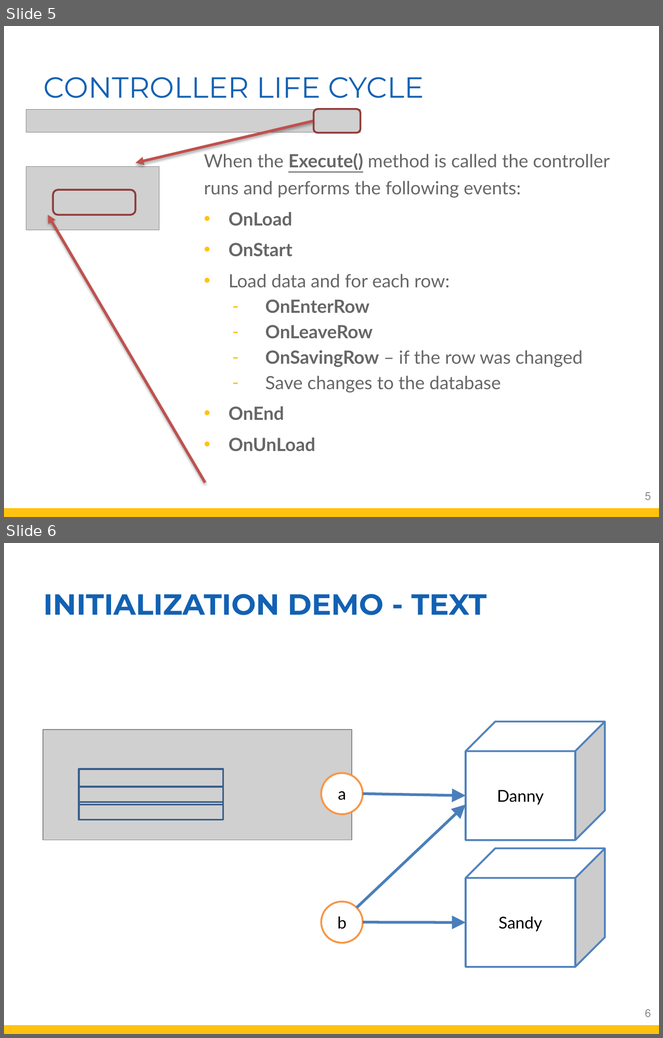
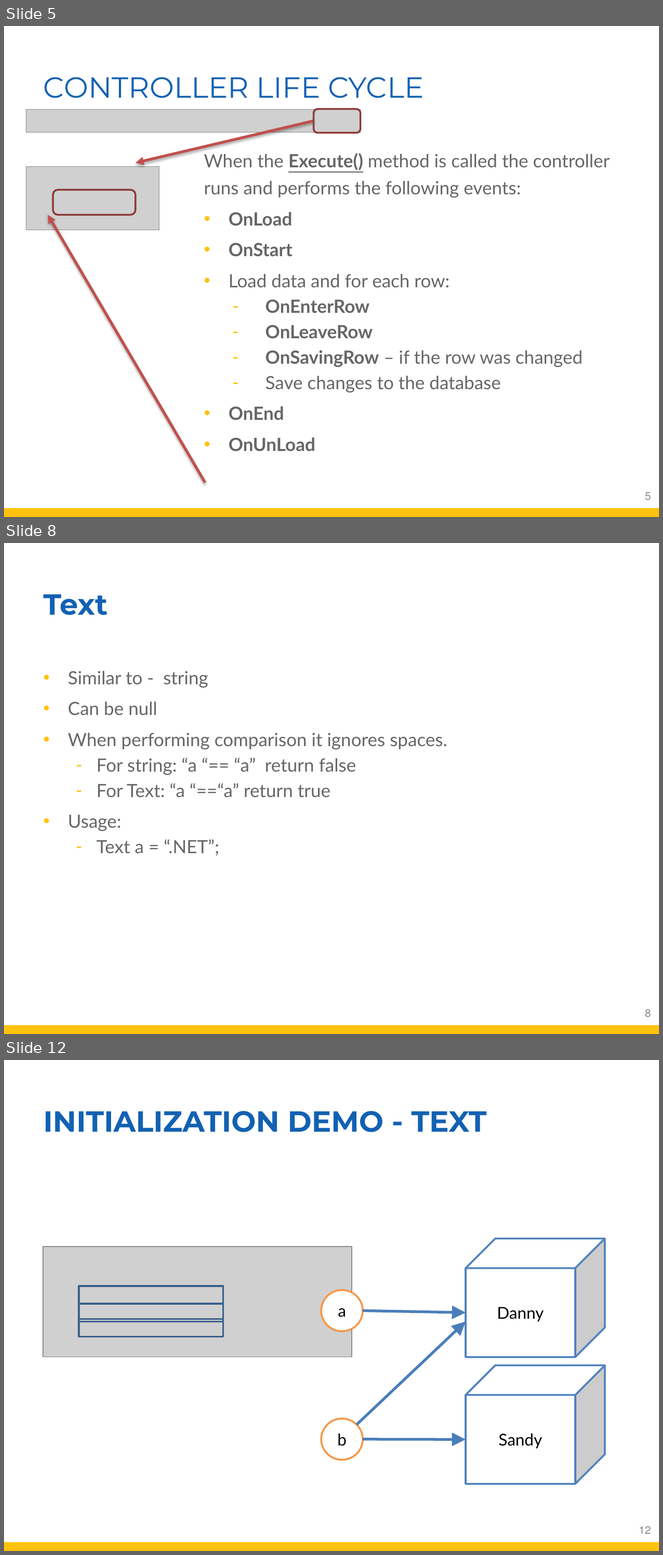
Before and after one commit to FireflyMigration/firefly-doc, a slide deck: dev-docs/guide/Training.pptx. Shown one above the other, each under a label of ours: slides 5 and 6 before the commit, slides 5, 8 and 12 after it; the slides between them are not shown. The pictures are 663x1038 and 663x1555 pixels, drawn with LibreOffice and Linux fonts; fonts in the diff are those of the drawing; grey boxes stand for pictures; background and template pictures are left out. Boxes give left, top, right and bottom in pixels: in the first picture for what was removed or moved away, otherwise in the second. Text is boxed around its words. In the diff, an @@ line names an element or a change of style, - is before the commit and + after.

```diff
--- a/dev-docs/guide/Training.pptx
+++ b/dev-docs/guide/Training.pptx
@@ slide 8 added at (x1=4, y1=543, x2=659, y2=1034), background #FFFFFF; not listed: 1 template element that a slide beside it also shows @@
@@ title added at (x1=44, y1=594, x2=108, y2=615), 32 pt, text #1261B3, bold @@
+Text
@@ text added at (x1=68, y1=671, x2=448, y2=856), 20 pt, text #666666 @@
+• Similar to - string
+• Can be null
+• When performing comparison it ignores spaces.
+  – For string: “a “== “a” return false
+  – For Text: “a “==“a” return true
+• Usage:
+  – Text a = “.NET”;
@@ page number added at (x1=645, y1=1009, x2=651, y2=1018), 12 pt, text #898989 @@
+8
@@ what was slide 6 is now slide 12 @@
@@ page number at (x1=639, y1=1526, x2=651, y2=1534): text changed @@
-6
+12
```
Also in this commit, not shown: 5 other slides added, 1 other file.
